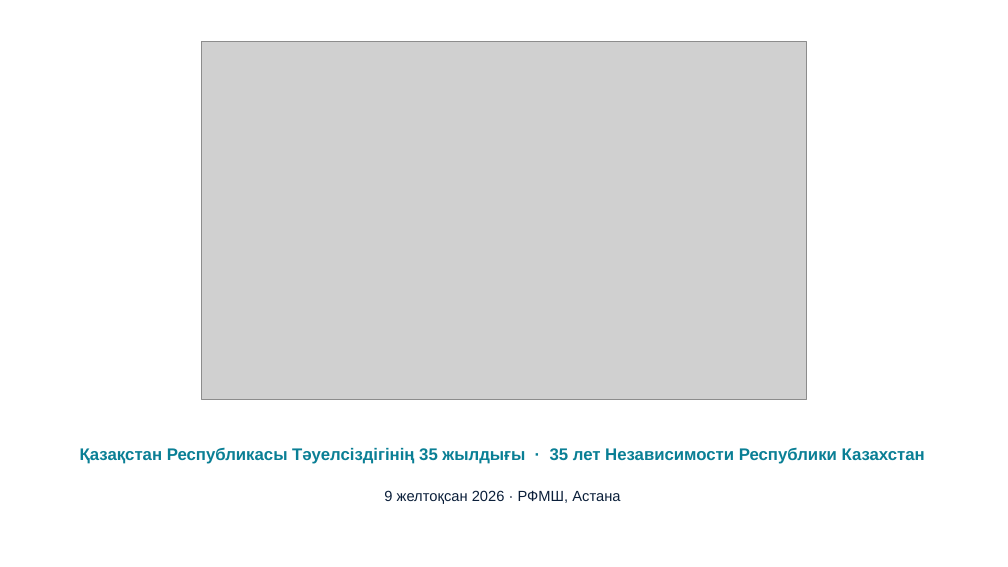
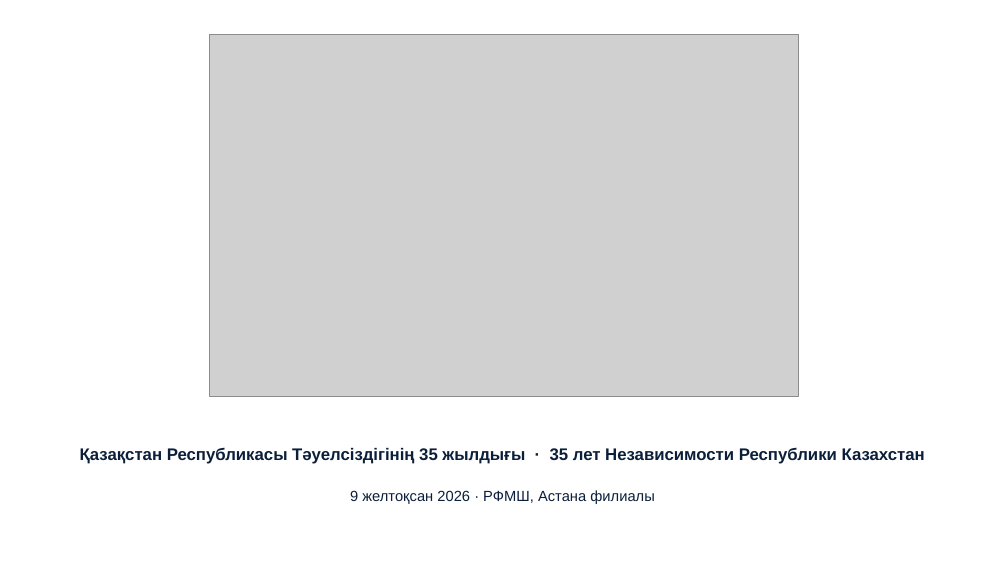
Before and after one commit to Raziyanis/fizmat, a slide deck: slide 1 of kyzyk-times-35/Kyzyk_Times_35.pptx. Drawn at 1008x567 pixels with LibreOffice and Linux fonts; fonts in the diff are those of the drawing; grey boxes stand for pictures; background and template pictures are left out. Boxes give left, top, right and bottom in pixels: in the first picture for what was removed or moved away, otherwise in the second. Text is boxed around its words. In the diff, an @@ line names an element or a change of style, - is before the commit and + after.

```diff
--- a/kyzyk-times-35/Kyzyk_Times_35.pptx
+++ b/kyzyk-times-35/Kyzyk_Times_35.pptx
@@ picture: place and size @@
-picture at (202, 42, 807, 400)
+picture at (209, 34, 799, 396)
@@ text "Қазақстан Республикасы Тәуелсіздігінің 35 жылдығы ..." at (80, 447, 925, 464): text colour #0A7F95 to #0B1F3A @@
@@ text at (350, 490, 654, 504): text changed @@
-9 желтоқсан 2026 · РФМШ, Астана
+9 желтоқсан 2026 · РФМШ, Астана филиалы
```
Also in this commit, not shown: 67 other slides changed, 3 slides added, 3 slides removed, 11 other files.
